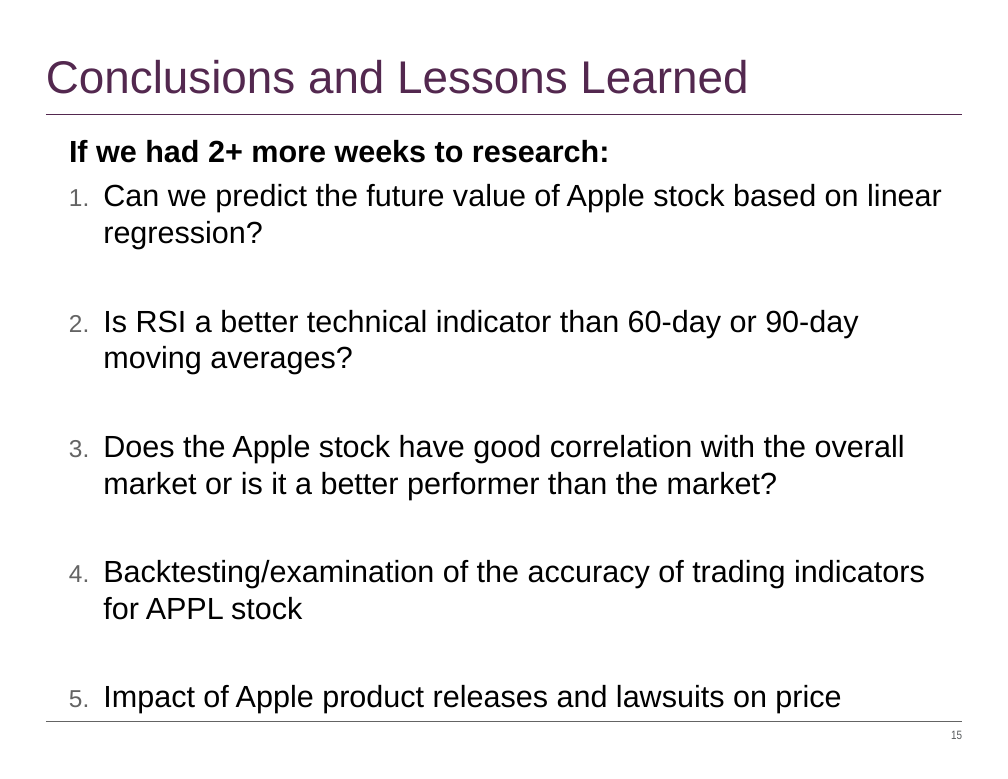
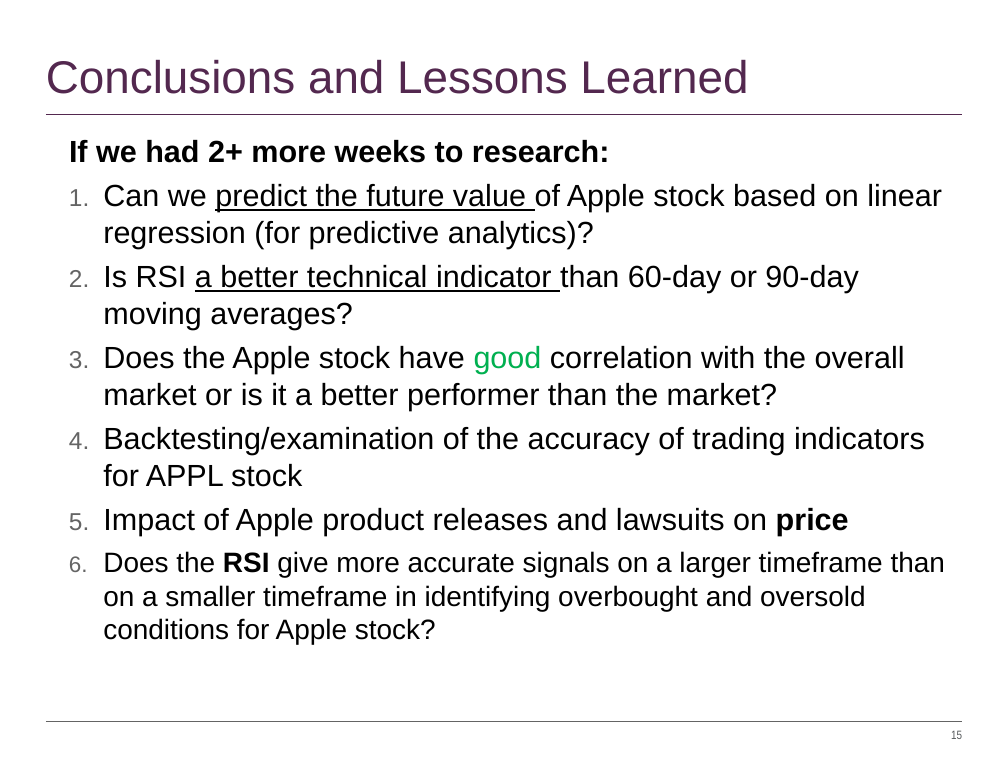
Before and after one commit to timothyyu/pr1-apple-stock-analysis, a slide deck: slide 15 of DataScience Project-One_Rutgers.pptx. Drawn at 1008x779 pixels with LibreOffice and Linux fonts; fonts in the diff are those of the drawing. Boxes give left, top, right and bottom in pixels: in the first picture for what was removed or moved away, otherwise in the second. Text is boxed around its words. In the diff, an @@ line names an element or a change of style, - is before the commit and + after.

```diff
--- a/DataScience Project-One_Rutgers.pptx
+++ b/DataScience Project-One_Rutgers.pptx
@@ text at (103, 184, 942, 249): text changed @@
-1. Can we predict the future value of Apple stock based on linear regression?
+1. Can we predict the future value of Apple stock based on linear regression (for predictive analytics)?
@@ text at (103, 265, 905, 536): underline on in "a better technical indicator"; text colour #000000 to #00B050 in "good"; bold on in "price" @@
@@ text at (103, 551, 945, 644): paragraph added @@
+6. Does the RSI give more accurate signals on a larger timeframe than on a smaller timeframe in identifying overbought and oversold conditions for Apple stock?
```
Also in this commit, not shown: 3 other slides changed.
